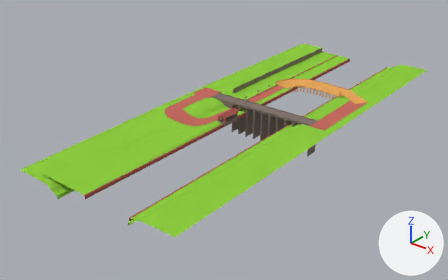
The Blender file public/assets/models/maps/FDL Circuit/geo.blend, before and after one commit.
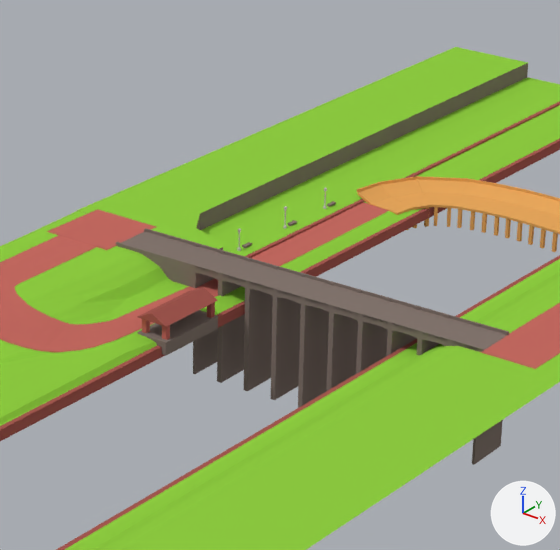
Old and new are each drawn whole from a 50 mm lens placed at (668.0, -995.0, 491.0), pointed at (-27.0, -126.0, -47.0) and again close up on the part from 40% to 74% of the width and 11% to 64% of the height. Every picture has the same lights, and +X, +Y and +Z are marked at lower right. The first two pictures are the older version.

The first close-up shows 'Bench.001', 'Borders', 'Cube', 'Cube.002', 'Cube.003', 'Cube.004', 'Hill', 'Hill 2', 'Intersection1', 'LightPost.002', 'Offroad1', 'Road Bridge', 'Road Bridge NoGap', 'Wall' and 4 more.
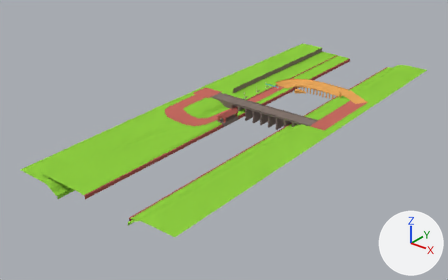
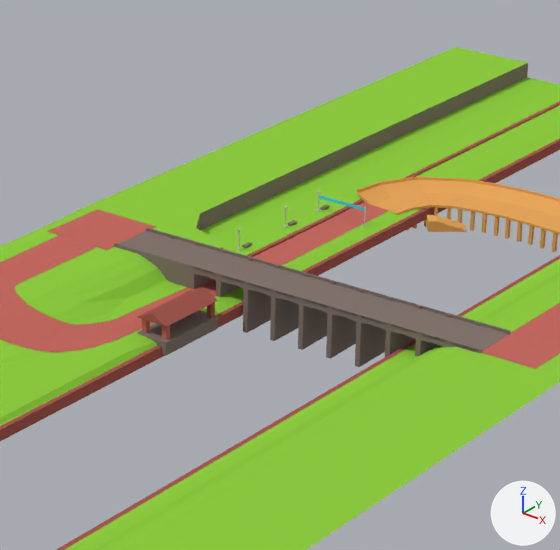
Pixel boxes (x1, y1, x2, y2) of what changed, in the close-ups (560 x 550 px; the box of a moved part takes in the faces that stretch with it):
'Road Bridge', reshaped, rescaled: before (193, 250, 509, 465); after (192, 249, 510, 367)
'Cube.004', moved: before (357, 176, 560, 252); after (357, 177, 560, 252)
'Road Bridge NoGap', rescaled: before (116, 228, 223, 287); after (114, 228, 224, 288)
'Ramp', added (orange): after (426, 215, 467, 232)
'Plane', added: after (319, 195, 365, 211)
'Bench.001', moved: before (327, 201, 336, 207); after (320, 205, 330, 210)
part 1 of me_cube_002, moved or reshaped: before (193, 273, 503, 465); after (192, 274, 437, 367)

What changed in the scene script:
```text
Add mat_material_001:
    mat_material_001 = principled_material('Material.001')
    mat_material_001.base_color = (0.0343, 0.644, 0.939)  # cyan #34d2f8
    mat_material_001.roughness = 0.0
    mat_material_001.specular_ior_level = 1.0
Change me_cube_002:
    used by ob_road_bridge; location = (-31.8, -69.9, 13.1); rotation_euler = (0.0, 0.0, 0.0186), in degrees (0, 0, 1.1); scale = (8.99, 13.4, 1.44)
    remove me_cube_002.from_pydata(...)  # 860 vertices, 910 faces; spans x -1.0..19.0, y -1.0..1.0, z -43.1..2.1
    add me_cube_002.from_pydata(...)  # 860 vertices, 910 faces; spans x -1.0..19.0, y -1.0..1.0, z -18.4..2.1
    me_cube_002 part 1: all 120 vertices in x -1.0..19.0, y -1.0..1.0, z -43.1 are moved by (0.0, 0.0, 24.7)
Add me_cube_020:
    me_cube_020.from_pydata([(-0.66, -1.0, -0.72), (-0.65, -1.0, 1.28), (-0.66, 1.0, -0.72), (-0.65, 1.0, 1.28), (1.24, -1.0, -0.72), (1.24, 1.0, -0.72), (1.24, 1.0, -0.53), (1.24, -1.0, -0.53), (-1.25, 1.0, -0.71), (-1.25, -1.0, -0.71), (-1.24, -1.0, 1.29), (-1.24, 1.0, 1.29)], [], [(6, 3, 1, 7), (2, 5, 4, 0), (4, 7, 1, 0), (5, 6, 7, 4), (2, 3, 6, 5), (2, 0, 9, 8), (9, 10, 11, 8), (3, 2, 8, 11), (1, 3, 11, 10), (0, 1, 10, 9)])
    me_cube_020.materials.append(mat_wood)  # orange #e7a75d
Add me_plane_001:
    me_plane_001.from_pydata([(-1.0, -1.0, 0.0), (1.0, -1.0, 0.0), (-1.0, 1.0, 0.0), (1.0, 1.0, 0.0)], [], [(0, 1, 3, 2)])
    me_plane_001.materials.append(mat_material_001)  # cyan #34d2f8
Change ob_road_bridge:
    ob_road_bridge.scale: (8.99, 13.4, 1.44) -> (8.99, 15.0, 1.44)
Change ob_road_bridge_nogap:
    ob_road_bridge_nogap.scale: (8.99, 13.4, 1.44) -> (8.99, 15.0, 1.44)
Change ob_cube_004:
    ob_cube_004.location: (35.6, 189.3, 3.0) -> (35.6, 189.3, 2.8)
Change ob_lightpost_002:
    ob_lightpost_002.location: (-52.0, 57.0, 10.3) -> (-52.0, 50.1, 10.3)
Change ob_bench_001:
    ob_bench_001.location: (-52.0, 64.0, 4.5) -> (-52.0, 57.1, 4.5)
Add ob_ramp:
    ob_ramp = bpy.data.objects.new('Ramp', me_cube_020)
    ob_ramp.location = (14.9, 85.1, 1.5)
    ob_ramp.rotation_euler = (0.0, 0.0, 0.67)  # degrees (0, 0, 38)
    ob_ramp.scale = (9.07, 5.14, 3.19)
Add ob_plane:
    ob_plane = bpy.data.objects.new('Plane', me_plane_001)
    ob_plane.location = (-35.5, 50.2, 13.5)
    ob_plane.rotation_euler = (1.571, 0.0, 0.0)  # degrees (90, 0, 0)
    ob_plane.scale = (16.0, 1.0, 1.0)
```
